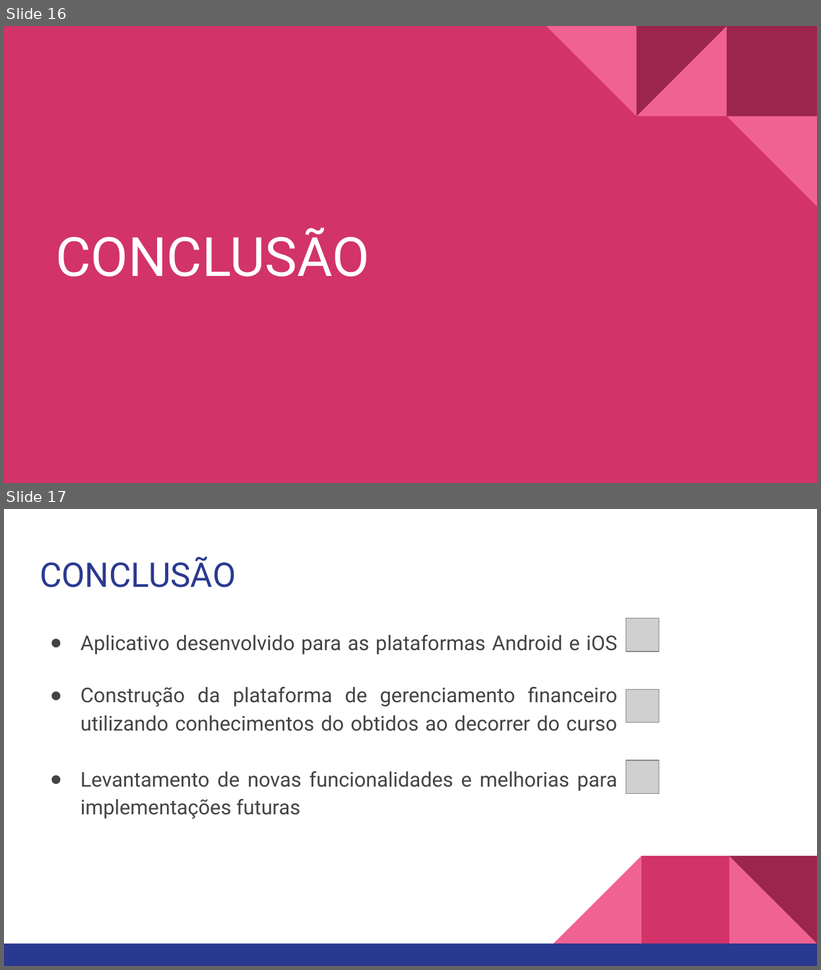
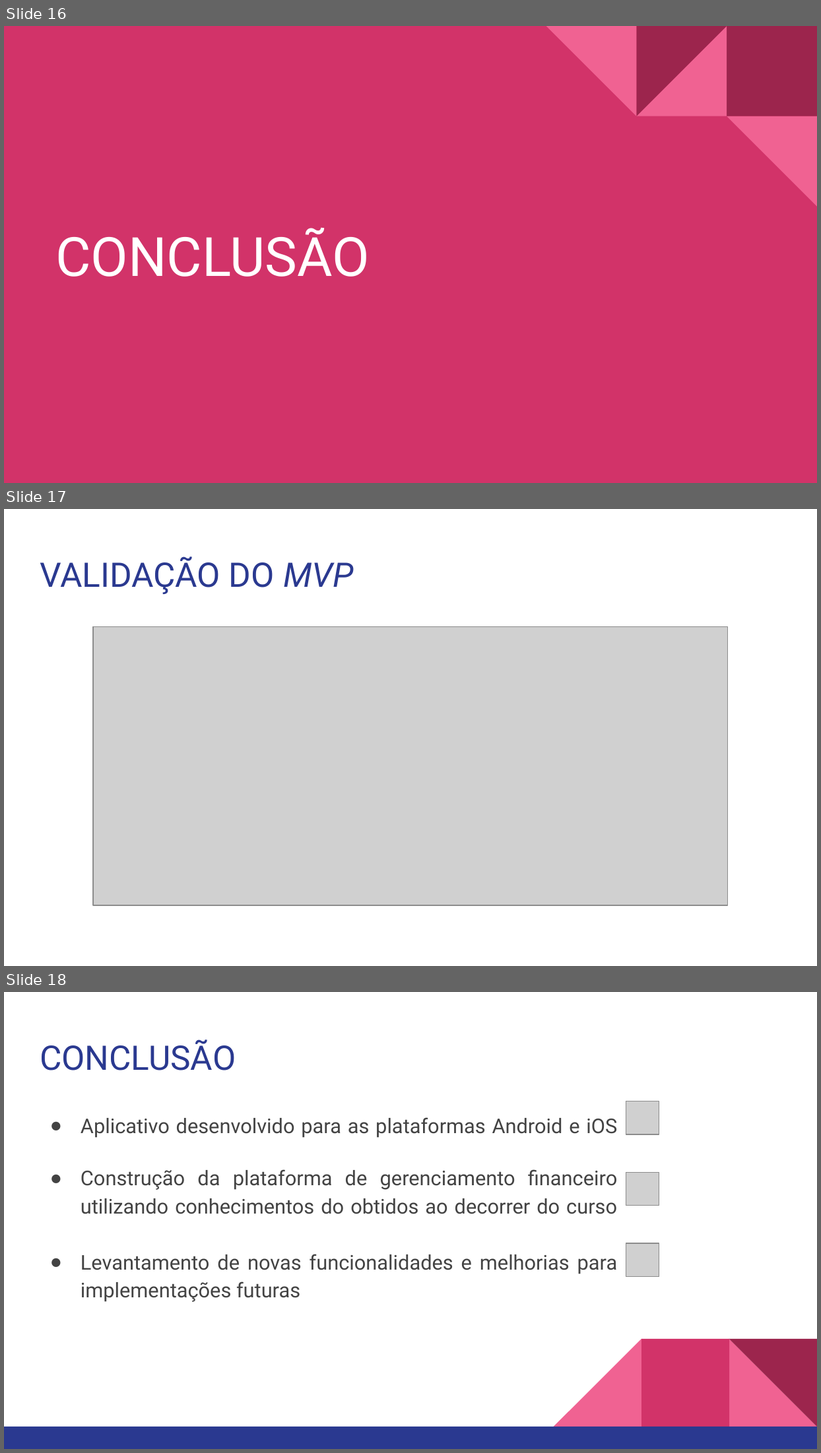
Before and after one commit to guilhermehrq/bill, a slide deck: Apresentação/Bill - Apresentação.pptx. Shown one above the other, each under a label of ours: slides 16 and 17 before the commit, slides 16, 17 and 18 after it. The pictures are 821x970 and 821x1453 pixels, drawn with LibreOffice and Linux fonts; fonts in the diff are those of the drawing; grey boxes stand for pictures. Boxes give left, top, right and bottom in pixels: in the first picture for what was removed or moved away, otherwise in the second. Text is boxed around its words. In the diff, an @@ line names an element or a change of style, - is before the commit and + after.

```diff
--- a/Apresentação/Bill - Apresentação.pptx
+++ b/Apresentação/Bill - Apresentação.pptx
@@ slide 17 added at (x1=4, y1=509, x2=817, y2=966), background #FFFFFF @@
@@ title added at (x1=40, y1=557, x2=353, y2=594), 30 pt, text #2A3990 @@
+VALIDAÇÃO DO MVP
@@ picture added at (x1=94, y1=627, x2=729, y2=906) @@
@@ what was slide 17 is now slide 18 @@
```
Also in this commit, not shown: 4 slides changed, 9 other files.
